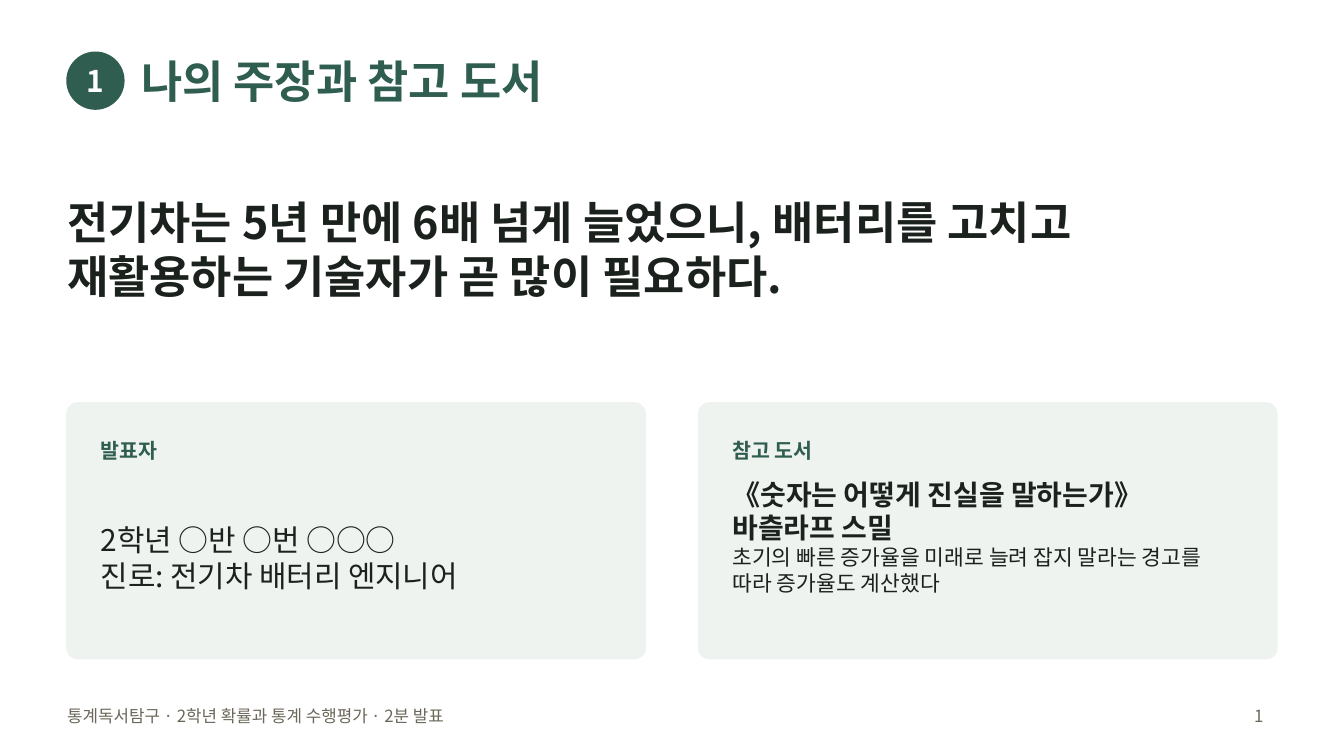
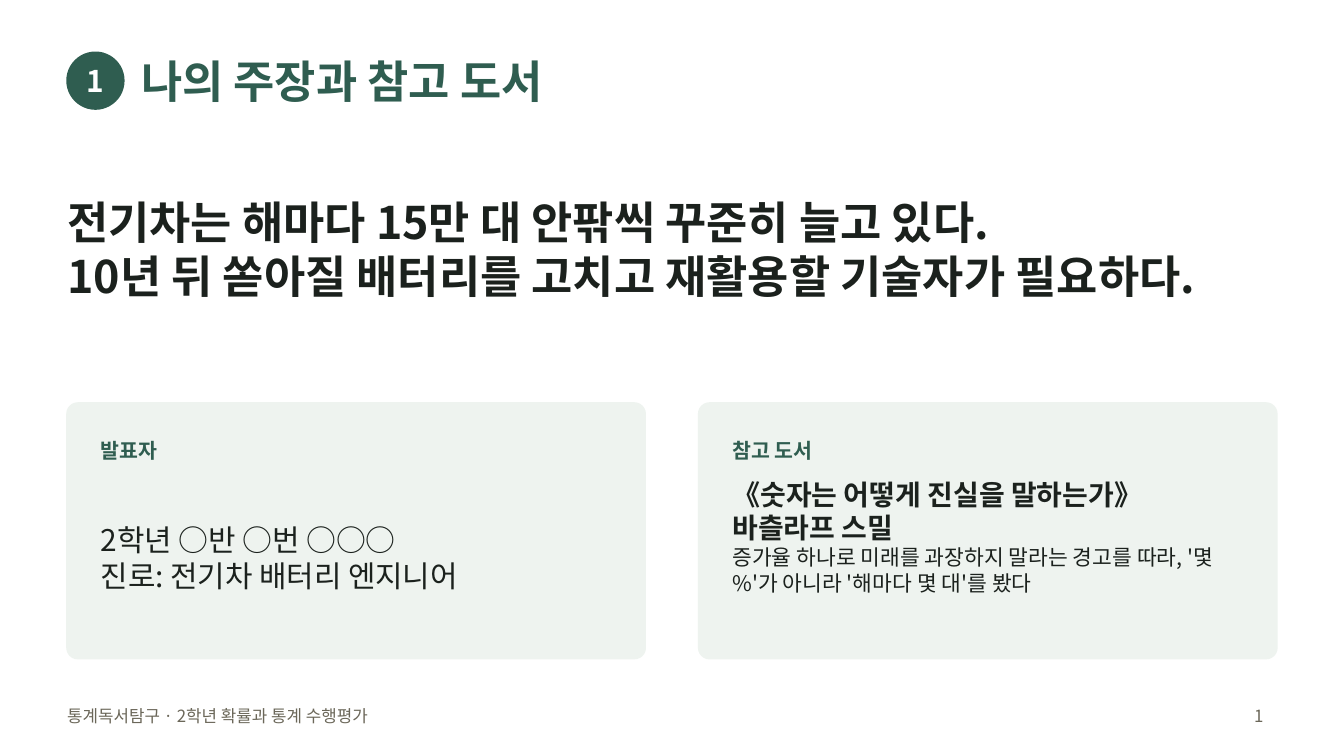
Before and after one commit to jaegeunsongsong/autobot, a slide deck: slide 1 of docs/2026-2학기-통계독서탐구-수행평가/발표예시-공학.pptx. Drawn at 1344x756 pixels with LibreOffice and Linux fonts; fonts in the diff are those of the drawing. Boxes give left, top, right and bottom in pixels: in the first picture for what was removed or moved away, otherwise in the second. Text is boxed around its words. In the diff, an @@ line names an element or a change of style, - is before the commit and + after.

```diff
--- a/docs/2026-2학기-통계독서탐구-수행평가/발표예시-공학.pptx
+++ b/docs/2026-2학기-통계독서탐구-수행평가/발표예시-공학.pptx
@@ text at (67,201,1195,297): text changed @@
-전기차는 5년 만에 6배 넘게 늘었으니, 배터리를 고치고 재활용하는 기술자가 곧 많이 필요하다.
+전기차는 해마다 15만 대 안팎씩 꾸준히 늘고 있다.
+10년 뒤 쏟아질 배터리를 고치고 재활용할 기술자가 필요하다.
@@ text at (732,547,1214,593): text changed @@
-초기의 빠른 증가율을 미래로 늘려 잡지 말라는 경고를 따라 증가율도 계산했다
+증가율 하나로 미래를 과장하지 말라는 경고를 따라, '몇 %'가 아니라 '해마다 몇 대'를 봤다
@@ text at (67,708,368,724): text changed @@
-통계독서탐구 · 2학년 확률과 통계 수행평가 · 2분 발표
+통계독서탐구 · 2학년 확률과 통계 수행평가
```
Also in this commit, not shown: 3 other slides changed, 4 slides added, 8 other files.
